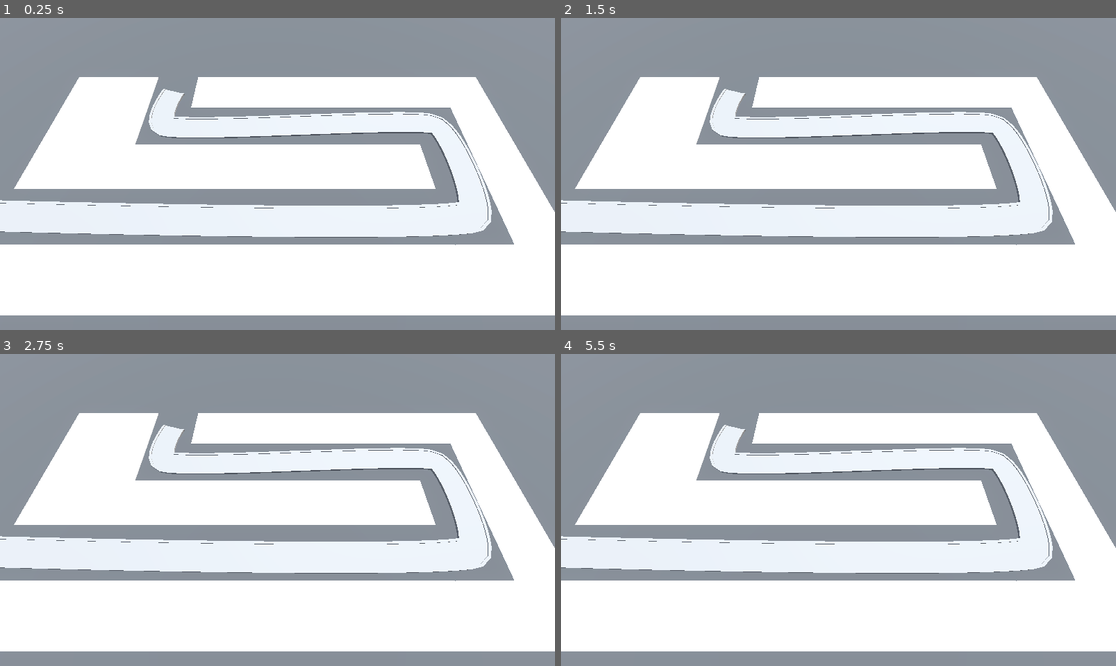
Above: before the commit, frames 1-4 (two rows, left to right).
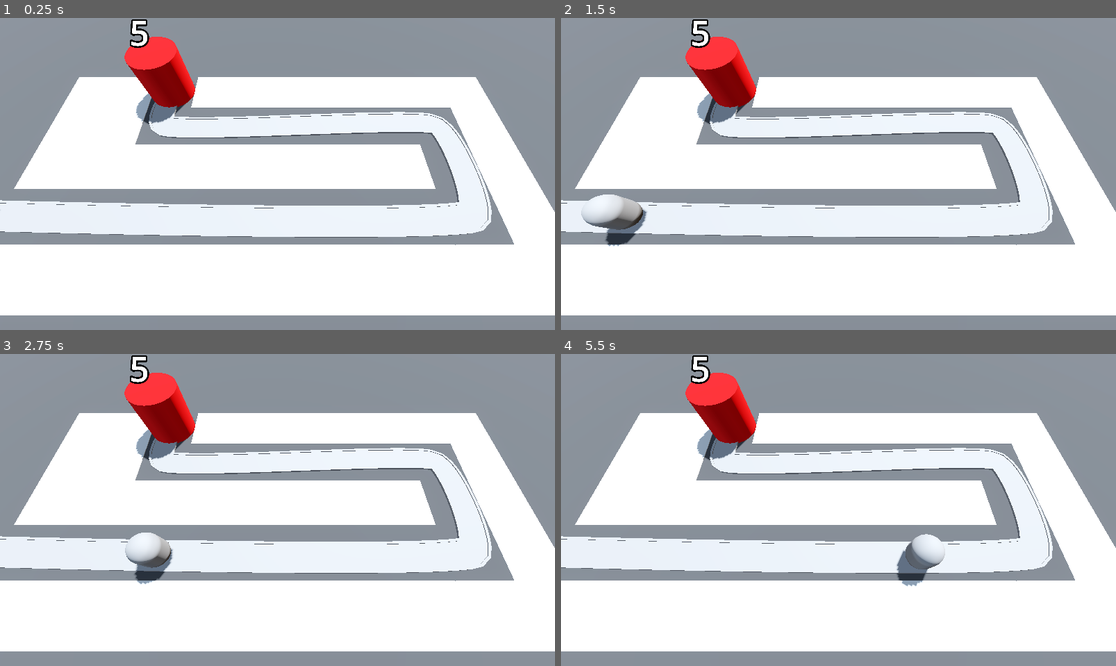
Above: after the commit, the same moments.

Repository: CoolGeorge12/Barbarian-Blaster
Game: Godot game, scene res://BaseLevel.tscn
The game is run twice, just before and just after one commit, with the same random seed, the same clock (stepped at 60 frames per second) and the same inputs. Before the commit the project has no main scene; this scene is started directly in both runs.
Inputs:
- Up to frame 1 (0.25 s): no input
- Up to frame 2 (1.5 s): no input
- Up to frame 3 (2.75 s): no input
- Up to frame 4 (5.5 s): no input

The runs differ from the first frame. In frame 1, 2.5% of the frame differs, in the area x 22-36%, y 0-35%; in frame 2, 3.5%, in the area x 3-36%, y 0-74%; in frame 3, 3.3%; in frame 4, 3.3%.

Commit message:
Add Base and Enemy scenes and logic
Introduce a Base (base.tscn + base.gd) with max_health and a 3D label that updates on damage. Add an Enemy (enemy.tscn + enemy.gd) PathFollow3D that advances along a Path3D, deals damage to the Base when reaching the end, and then stops processing. Update BaseLevel.tscn to reference the new PackedScenes and instantiate Enemy and Base, and adjust GridMap data/IDs. Set the main scene and register a global group 'base' in project.godot. UID files for new scripts/scenes were also added.

Diff:
--- /dev/null
+++ b/barbarian-blaster/Base/base.gd
@@ -0,0 +1,11 @@
+extends Node3D
+
+@export var max_health: int = 5
+@onready var label_3d: Label3D = $Label3D
+
+func _ready() -> void:
+	label_3d.text = str(max_health)
+
+func take_damage() -> void:
+	max_health -= 1
+	label_3d.text = str(max_health)
--- /dev/null
+++ b/barbarian-blaster/Base/base.tscn
@@ -0,0 +1,23 @@
+[gd_scene format=3 uid="uid://dmp15xq1xg24g"]
+
+[ext_resource type="Script" uid="uid://dootyphwodnag" path="res://Base/base.gd" id="1_u1x2a"]
+
+[sub_resource type="StandardMaterial3D" id="StandardMaterial3D_cbgtc"]
+albedo_color = Color(0.8862745, 0, 0.019607844, 1)
+
+[node name="Base" type="Node3D" unique_id=1860739295 groups=["base"]]
+script = ExtResource("1_u1x2a")
+
+[node name="CSGCylinder3D" type="CSGCylinder3D" parent="." unique_id=963010147]
+transform = Transform3D(1, 0, 0, 0, 1, 0, 0, 0, 1, 0, 2, 0)
+radius = 2.0
+height = 4.0
+sides = 32
+material = SubResource("StandardMaterial3D_cbgtc")
+
+[node name="Label3D" type="Label3D" parent="." unique_id=551551184]
+transform = Transform3D(1, 0, 0, 0, 1, 0, 0, 0, 1, 0, 5.5, 0)
+billboard = 1
+text = "starting health"
+font_size = 500
+outline_size = 100
--- a/barbarian-blaster/BaseLevel.tscn
+++ b/barbarian-blaster/BaseLevel.tscn
@@ -1,6 +1,8 @@
 [gd_scene format=3 uid="uid://07b0w8wg0t3d"]
 
 [ext_resource type="MeshLibrary" uid="uid://dv2otq5whsnym" path="res://MeshLibraries/SpaceLibrary.tres" id="1_lvb7b"]
+[ext_resource type="PackedScene" uid="uid://fvik1km2f5l8" path="res://Enemy/enemy.tscn" id="2_5x8ra"]
+[ext_resource type="PackedScene" uid="uid://dmp15xq1xg24g" path="res://Base/base.tscn" id="3_o2j4u"]
 
 [sub_resource type="ProceduralSkyMaterial" id="ProceduralSkyMaterial_dq0bh"]
 sky_horizon_color = Color(0.66224277, 0.6717428, 0.6867428, 1)
@@ -42,20 +44,12 @@
 [node name="Camera3D" type="Camera3D" parent="." unique_id=1800399935]
 transform = Transform3D(1, 0, 0, 0, 0.42261824, 0.9063078, 0, -0.9063078, 0.42261824, 0, 14.5, 9.5)
 
-[node name="GridMap" type="GridMap" parent="." unique_id=1876542809]
+[node name="GridMap" type="GridMap" parent="." unique_id=1771084323]
 mesh_library = ExtResource("1_lvb7b")
 cell_size = Vector3(4, 4, 4)
 cell_center_y = false
 data = {
-"cells": PackedInt32Array(65535, 65534, 0, 65535, 2, 0, 6553 …(238 unchanged characters)… , 0, 4, 1, 0, 4, 2, 0, 65532, 65535, 0, 65532, 0, 0, 65533, 0, 0, 65534, 0, 0, 65535, 0, 0, 0, 0, 0, 1, 0, 0, 2, 0, 0, 3, 2, 0)
-}
-
-[node name="GridMap2" type="GridMap" parent="." unique_id=1771084323]
-mesh_library = ExtResource("1_lvb7b")
-cell_size = Vector3(4, 4, 4)
-cell_center_y = false
-data = {
-"cells": PackedInt32Array(65535, 65534, 0, 65535, 2, 0, 65531, 65535, 0, 4, 65535, 0, 65531, 65534, 0, 65531, 0, 0, 65531, 2, 0, 65532, 65534, 0, 65532, 2, 0, 65533, 2, 0, 65534, 65534, 0, 65534, 2, 0, 0, 65534, 0, 0, 2, 0, 1, 65534, 0, 1, 2, 0, 2, 65534, 0, 2, 2, 0, 3, 65534, 0, 4, 65534, 0, 4, 0, 0, 4, 1, 0, 4, 2, 0, 65532, 65535, 0, 65532, 0, 0, 65533, 0, 0, 65534, 0, 0, 65535, 0, 0, 0, 0, 0, 1, 0, 0, 2, 0, 0, 3, 2, 0)
+"cells": PackedInt32Array(65535, 65534, 0, 65535, 2, 0, 6553 …(238 unchanged characters)… , 0, 4, 1, 0, 4, 2, 0, 65532, 65535, 0, 3, 2, 0, 1, 0, 0, 0, 0, 0, 65535, 0, 0, 65532, 0, 0, 65533, 0, 0, 65534, 0, 0, 2, 0, 0)
 }
 
 [node name="Path3D" type="Path3D" parent="." unique_id=1202597027]
@@ -102,3 +96,9 @@
 path_continuous_u = true
 path_u_distance = 1.0
 path_joined = false
+
+[node name="Enemy" parent="Path3D" unique_id=1869172133 instance=ExtResource("2_5x8ra")]
+transform = Transform3D(-0.028559463, 0, -0.99958104, 0, 1, 0, 0.99958104, 0, -0.028559463, -22, 0, 6)
+
+[node name="Base" parent="." unique_id=1860739295 instance=ExtResource("3_o2j4u")]
+transform = Transform3D(1, 0, 0, 0, 1, 0, 0, 0, 1, -10, 0, -6)
--- /dev/null
+++ b/barbarian-blaster/Enemy/enemy.gd
@@ -0,0 +1,11 @@
+extends PathFollow3D
+
+@export var speed:float = 2.5
+
+@onready var base = get_tree().get_first_node_in_group("base")
+
+func _process(delta: float) -> void:
+	progress += delta * speed
+	if progress_ratio == 1.0:
+		base.take_damage()
+		set_process(false)
--- /dev/null
+++ b/barbarian-blaster/Enemy/enemy.tscn
@@ -0,0 +1,17 @@
+[gd_scene format=3 uid="uid://fvik1km2f5l8"]
+
+[ext_resource type="Script" uid="uid://bs138qr7valsv" path="res://Enemy/enemy.gd" id="1_2pb1h"]
+
+[sub_resource type="CapsuleMesh" id="CapsuleMesh_xjnqo"]
+radius = 1.0
+height = 3.0
+
+[node name="Enemy" type="PathFollow3D" unique_id=1869172133]
+transform = Transform3D(0.99998975, 0, 0, 0, 1, 0, 0, 0, 0.99998975, 0, 0, 0)
+loop = false
+script = ExtResource("1_2pb1h")
+speed = 5.0
+
+[node name="MeshInstance3D" type="MeshInstance3D" parent="." unique_id=1825149711]
+transform = Transform3D(1, 0, 0, 0, 1, 0, 0, 0, 1, 0, 1.5, 0)
+mesh = SubResource("CapsuleMesh_xjnqo")
--- a/barbarian-blaster/project.godot
+++ b/barbarian-blaster/project.godot
@@ -15,5 +15,10 @@
 [application]
 
 config/name="Barbarian Blaster"
+run/main_scene="uid://07b0w8wg0t3d"
 config/features=PackedStringArray("4.6", "Forward Plus")
 config/icon="res://icon.svg"
+
+[global_group]
+
+base=""
Not shown, added: barbarian-blaster/Base/base.gd.uid
Not shown, added: barbarian-blaster/Enemy/enemy.gd.uid
